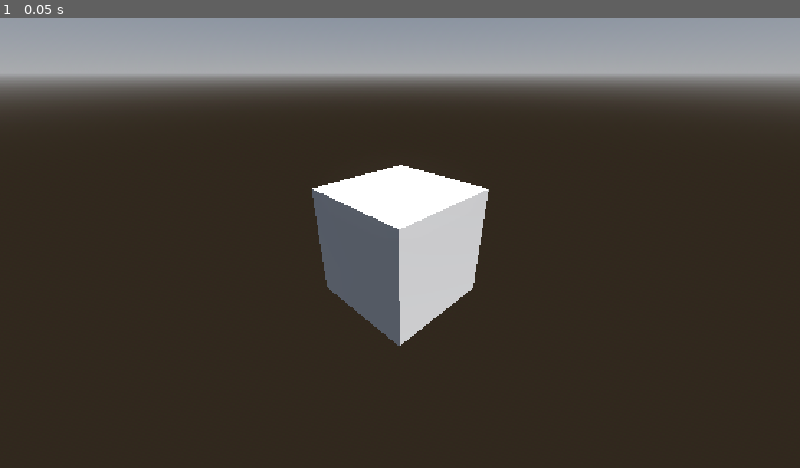
Above: before the commit, frame 1.
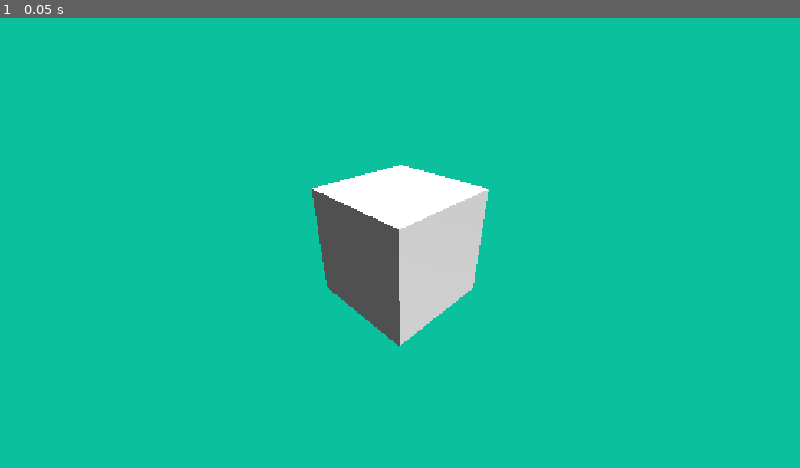
Above: after the commit, the same moment.

Repository: KineticPlex/kinetic-plex-godot
Game: Godot game, scene res://scenes/cube.tscn
Two runs of this game, one before a commit and one after it. Both use one fixed random seed, a clock stepped at 60 frames per second and the inputs below.
Inputs:
- Up to frame 1 (0.05 s): no input

The runs differ from the first frame. In frame 1, 94% of the frame differs, in the area x 0-100%, y 0-100%.

Commit message:
Change cube scene background color

Diff:
--- a/scenes/cube.tscn
+++ b/scenes/cube.tscn
@@ -10,8 +10,12 @@
 sky_material = SubResource("ProceduralSkyMaterial_7ufek")
 
 [sub_resource type="Environment" id="Environment_i7q2r"]
-background_mode = 2
+background_mode = 1
+background_color = Color(0.015201659, 0.18906403, 0.15226918, 1)
 sky = SubResource("Sky_8viuf")
+ambient_light_source = 2
+ambient_light_color = Color(1, 1, 1, 1)
+ambient_light_energy = 0.1
 glow_enabled = true
 
 [node name="Node3D" type="Node3D" unique_id=1980102387]
